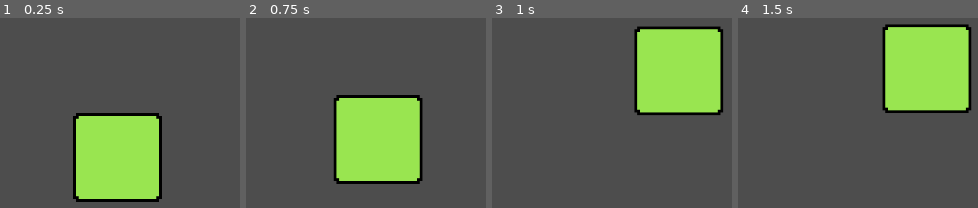
Above: before the commit, frames 1-4 (left to right).
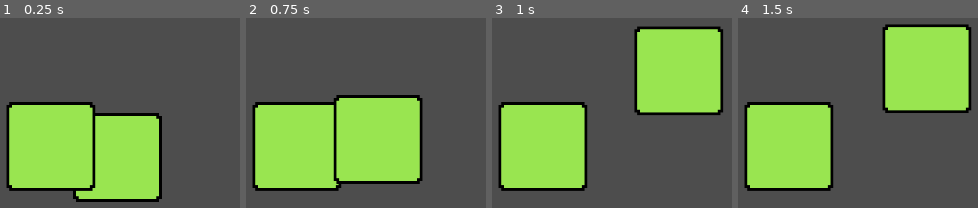
Above: after the commit, the same moments.

Repository: somelostbones/Godot-Reuseable-Modules
Game: Godot game, scene res://DraggableArea2D/test_scene_draggableArea2D.tscn
The game is run twice, just before and just after one commit, with the same random seed, the same clock (stepped at 60 frames per second) and the same inputs. The project has no main scene, so this scene is started directly.
Inputs (mouse positions are in pixels of both pictures, inside the frame that each line leads up to):
- Up to frame 1 (0.25 s): no input
- Up to frame 2 (0.75 s): tap Enter at 0.5 s; drag from (363, 156) to (442, 57) at 0.52 s
- Up to frame 3 (1 s): no input
- Up to frame 4 (1.5 s): drag from (outside the picture) to (927, 69) at 1.27 s

The runs differ from the first frame. In frame 1, 15% of the frame differs, in the area x 2-40%, y 44-92%; in frame 2, 16%; in frame 3, 17%; in frame 4, 17%.

Commit message:
Draggable added rotation and some optional effects
Added the ability to double click to rotate, made it so only the top most area is grabbed and added some option effcts like audio, and particles

Diff:
--- a/DraggableArea2D/DraggableArea2D.gd
+++ b/DraggableArea2D/DraggableArea2D.gd
@@ -5,21 +5,43 @@
 
 @export var sprite:Sprite2D
 @export var grab_action:String = ""
+@export var rotate_action:String = ""
 
 @export_category("Custom Parameters")
 
 @export var drag_speed:float = 10
+@export var rotation_speed:float = 10
+@export var sway_multiplyer:float = 1
+@export var degree_per_rotate: = 90
+
+@export_category("Effects")
+
+@export var particles:GPUParticles2D
+@export var audio_stream_player:AudioStreamPlayer2D
+@export var audio_stream:AudioStream
+@export var random_pitch_range:float
 
 var is_dragging:bool = false
 var position_grabbed:Vector2 = Vector2.ZERO
 var target_position:Vector2 = Vector2.ZERO
 
 var last_position: Vector2 = Vector2.ZERO
+var sway_rotation:float = 0
+
+var actual_rotation:float = 0
+var target_rotation:float = 0
 
 
+
+signal dropped(draggable:DraggableArea2D)
+
 func _ready() -> void:
+	var viewport = get_viewport()
+	viewport.physics_object_picking_first_only = true
+	viewport.physics_object_picking_sort = true
+
+	dropped.connect(on_dropped)
 	pass
-
 
 func _process(delta: float) -> void:
 	if !Engine.is_editor_hint():
@@ -29,29 +51,45 @@
 			last_position = global_position
 			global_position = global_position.move_toward(target_position, delta * drag_speed * target_position.distance_to(global_position))
 
-			var velocity = (last_position - global_position)
+			if sway_multiplyer != 0:
+				var velocity = (last_position - global_position)
 
-			velocity = Vector2(-velocity.y, velocity.x)
-			velocity = velocity * position_grabbed.normalized()
+				velocity = Vector2(-velocity.y, velocity.x)
+				velocity = velocity * position_grabbed.normalized()
 
-			rotation = deg_to_rad(velocity.x + velocity.y)
+				sway_rotation = deg_to_rad(velocity.x + velocity.y) * sway_multiplyer
+
+		if actual_rotation != target_rotation:
+			actual_rotation = move_toward(actual_rotation, target_rotation, delta * rotation_speed * abs(actual_rotation-target_rotation))
+
+		rotation = actual_rotation + sway_rotation
 
 
+func on_dropped():
+	if particles != null:
+		particles.restart()
+
+	if audio_stream_player != null && audio_stream != null:
+		audio_stream_player.stream = audio_stream
+		audio_stream_player.pitch_scale = randf_range(-random_pitch_range, random_pitch_range)
+		audio_stream_player.play()
 
 func _input_event(viewport: Viewport, event: InputEvent, shape_idx: int) -> void:
 	var is_mouse_button = event is InputEventMouseButton && event.button_index == MOUSE_BUTTON_LEFT
-
 	if (grab_action == "" && is_mouse_button && event.pressed) || (grab_action != "" && event.is_action_pressed(grab_action)):
 		is_dragging = true
 		position_grabbed =  get_global_mouse_position() - global_position
+		move_to_front()
+	if (grab_action == "" && is_mouse_button && event.double_click || (grab_action != "" && event.is_action_pressed(rotate_action))):
+		target_rotation = target_rotation + deg_to_rad(degree_per_rotate)
 
 func _input(event: InputEvent) -> void:
 	var is_mouse_button = event is InputEventMouseButton && event.button_index == MOUSE_BUTTON_LEFT
 	if (grab_action == "" && is_mouse_button && !event.pressed) || (grab_action != "" && event.is_action_released(grab_action)):
 		is_dragging = false
 		position_grabbed = Vector2.ZERO
+		dropped.emit()
 		pass
-
 
 
 func _get_configuration_warnings() -> PackedStringArray:
--- /dev/null
+++ b/DraggableArea2D/DraggableManager.gd
@@ -0,0 +1,16 @@
+extends Node2D
+class_name DraggableManager
+
+# Called when the node enters the scene tree for the first time.
+func _ready() -> void:
+	for child in get_children():
+		if child is DraggableArea2D:
+			child.dropped.connect(check_grab_attempt)
+
+
+func check_grab_attempt(draggable:DraggableArea2D):
+	draggable.grab_allowed = true
+	pass
+# Called every frame. 'delta' is the elapsed time since the previous frame.
+func _process(delta: float) -> void:
+	pass
--- a/DraggableArea2D/test_scene_draggableArea2D.tscn
+++ b/DraggableArea2D/test_scene_draggableArea2D.tscn
@@ -14,7 +14,9 @@
 [node name="DraggableArea2D" type="Area2D" parent="Node2D" unique_id=1555106127 node_paths=PackedStringArray("sprite")]
 script = ExtResource("2_bwh4a")
 sprite = NodePath("Sprite2D")
-grab_action = null
+rotate_action = null
+rotation_speed = null
+degree_per_rotate = null
 metadata/_custom_type_script = "uid://rpieu4mvm4ba"
 
 [node name="CollisonSprite2D" type="CollisionPolygon2D" parent="Node2D/DraggableArea2D" unique_id=1748868250]
@@ -25,3 +27,18 @@
 
 [node name="Sprite2D" type="Sprite2D" parent="Node2D/DraggableArea2D" unique_id=1333343033]
 texture = ExtResource("3_gdnye")
+
+[node name="DraggableArea2D2" type="Area2D" parent="Node2D" unique_id=1113267321 node_paths=PackedStringArray("sprite")]
+position = Vector2(-24, -4)
+script = ExtResource("2_bwh4a")
+sprite = NodePath("Sprite2D")
+metadata/_custom_type_script = "uid://rpieu4mvm4ba"
+
+[node name="CollisonSprite2D" type="CollisionPolygon2D" parent="Node2D/DraggableArea2D2" unique_id=1415170218]
+polygon = PackedVector2Array(-16, -14, -16, -15, -15, -16, 15, -16, 16, -15, 16, 15, 15, 16, -15, 16, -16, 15, -16, -14)
+script = ExtResource("3_aby2n")
+texture = ExtResource("3_gdnye")
+metadata/_custom_type_script = "uid://bqcux5gapw1na"
+
+[node name="Sprite2D" type="Sprite2D" parent="Node2D/DraggableArea2D2" unique_id=1943636071]
+texture = ExtResource("3_gdnye")
Not shown, added: DraggableArea2D/DraggableManager.gd.uid
